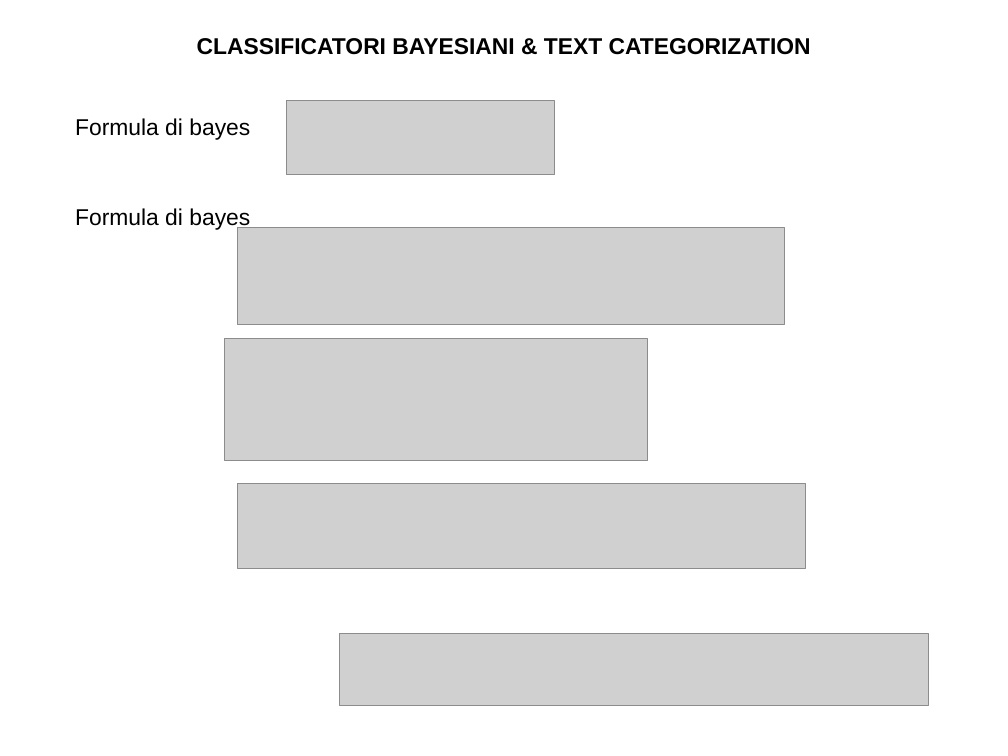
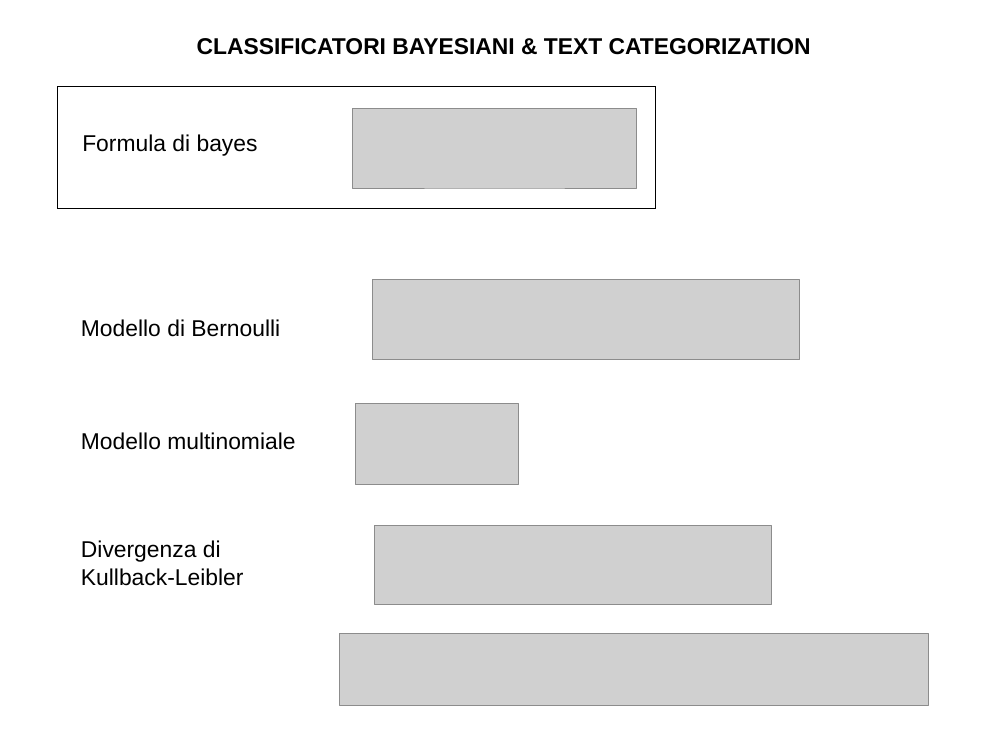
Before and after one commit to simonegasperoni/MSc_thesis_tex, a slide deck: slide 8 of th/slides/slides.odp. Drawn at 1008x756 pixels with LibreOffice and Linux fonts; fonts in the diff are those of the drawing; grey boxes stand for pictures. Boxes give left, top, right and bottom in pixels: in the first picture for what was removed or moved away, otherwise in the second. Text is boxed around its words. In the diff, an @@ line names an element or a change of style, - is before the commit and + after.

```diff
--- a/th/slides/slides.odp
+++ b/th/slides/slides.odp
@@ rectangle added at (x1=58, y1=86, x2=656, y2=209), fill #FFFFFF, outline #000000 0 pt @@
@@ picture resized from (x1=286, y1=101, x2=554, y2=175) to (x1=353, y1=108, x2=638, y2=188) @@
@@ text "Formula di bayes" moved from (x1=75, y1=118, x2=250, y2=140) to (x1=82, y1=134, x2=258, y2=156) @@
@@ text removed at (x1=75, y1=208, x2=250, y2=231) @@
-Formula di bayes
@@ picture resized from (x1=238, y1=228, x2=785, y2=325) to (x1=372, y1=279, x2=799, y2=359) @@
@@ text added at (x1=81, y1=319, x2=280, y2=337), 18 pt, text #000000 @@
+Modello di Bernoulli
@@ picture resized from (x1=225, y1=338, x2=649, y2=461) to (x1=356, y1=403, x2=519, y2=485) @@
@@ text added at (x1=81, y1=432, x2=295, y2=450), 18 pt, text #000000 @@
+Modello multinomiale
@@ picture resized from (x1=238, y1=484, x2=806, y2=569) to (x1=374, y1=526, x2=771, y2=605) @@
@@ text added at (x1=81, y1=540, x2=244, y2=586), 18 pt, text #000000 @@
+Divergenza di
+Kullback-Leibler
```
Also in this commit, not shown: 3 other slides changed, 1 slide added, 7 other files.
